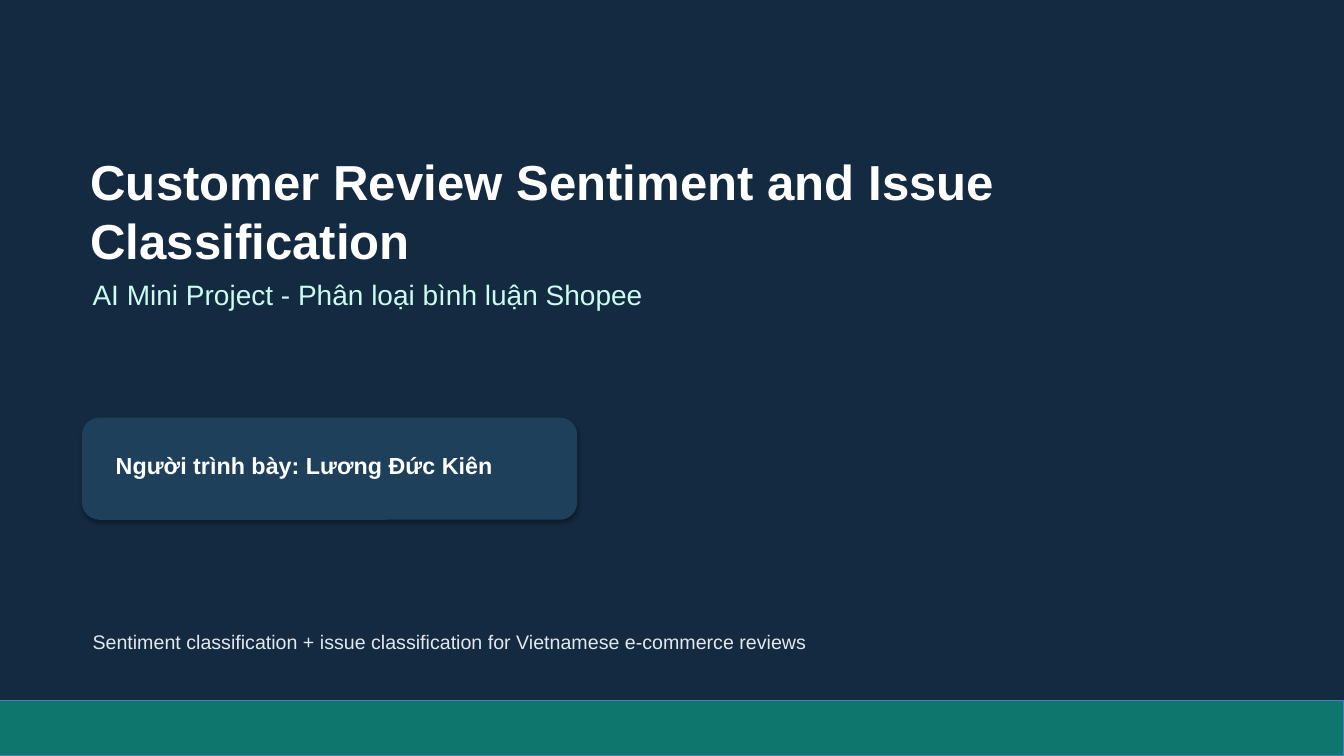
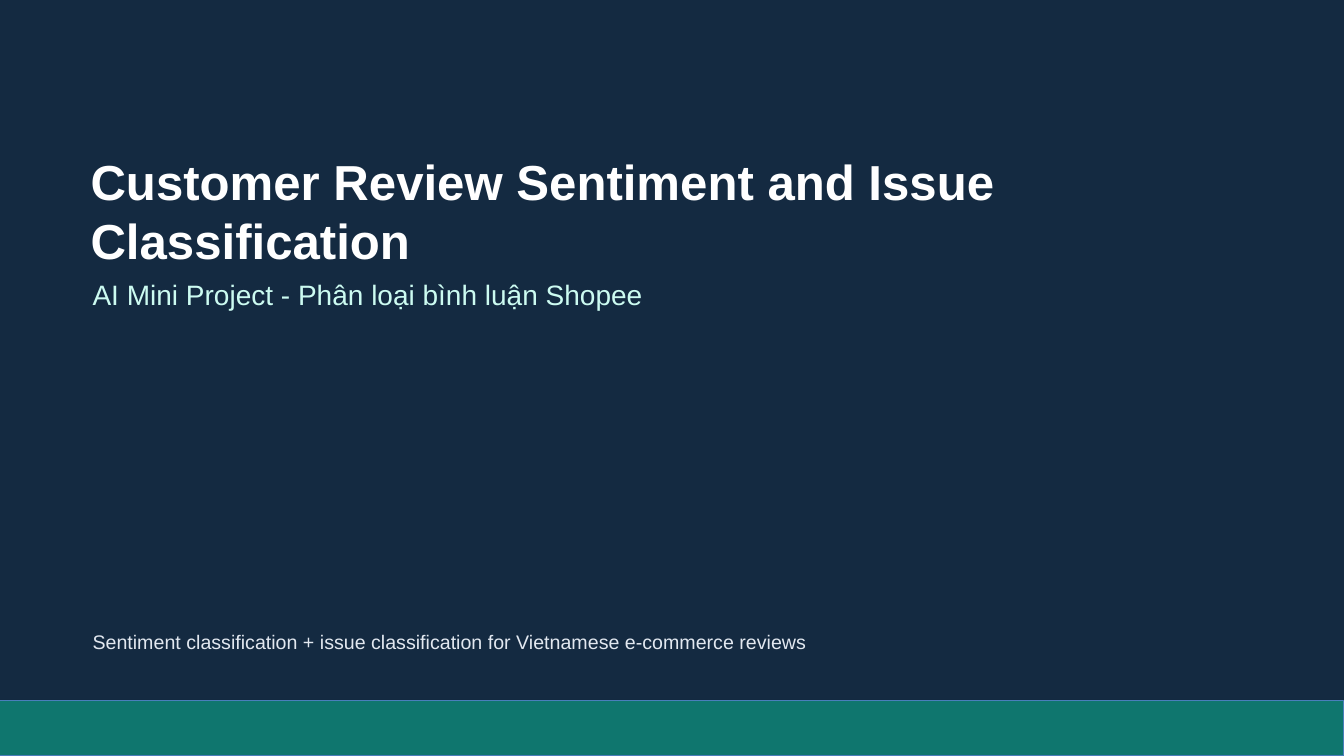
Before and after one commit to luongkien25/AIMiniProject, a slide deck: slide 1 of slides/AIMiniProject_presentation.pptx. Drawn at 1344x756 pixels with LibreOffice and Linux fonts; fonts in the diff are those of the drawing. Boxes give left, top, right and bottom in pixels: in the first picture for what was removed or moved away, otherwise in the second. Text is boxed around its words. In the diff, an @@ line names an element or a change of style, - is before the commit and + after.

```diff
--- a/slides/AIMiniProject_presentation.pptx
+++ b/slides/AIMiniProject_presentation.pptx
@@ rounded rectangle removed at <box>83,418,577,519</box> @@
@@ text removed at <box>116,456,492,479</box> @@
-Người trình bày: Lương Đức Kiên
```
Also in this commit, not shown: 3 other slides changed, 4 other files.
